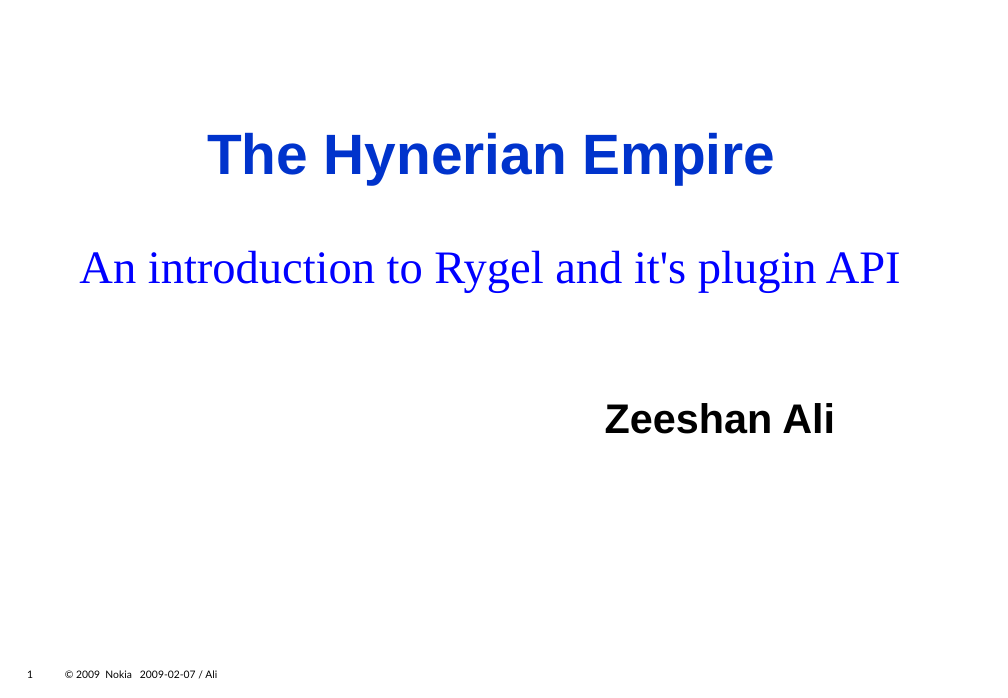
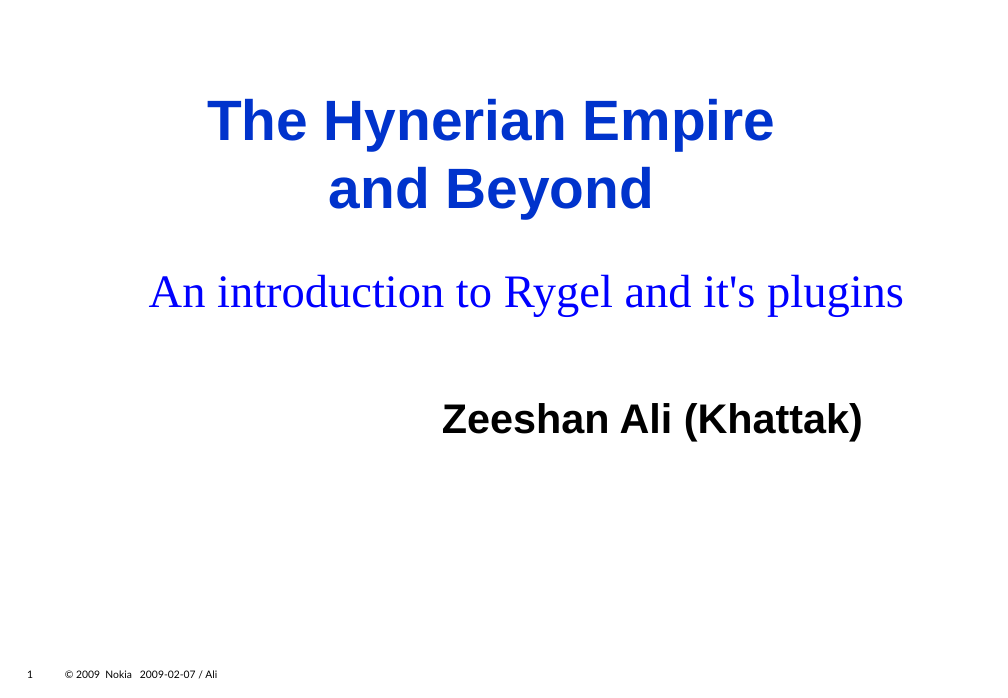
Before and after one commit to zeenix/rygel-presentation-2009, a slide deck: slide 1 of slides.odp. Drawn at 1008x698 pixels with LibreOffice and Linux fonts; fonts in the diff are those of the drawing; background and template pictures are left out. Boxes give left, top, right and bottom in pixels: in the first picture for what was removed or moved away, otherwise in the second. Text is boxed around its words. In the diff, an @@ line names an element or a change of style, - is before the commit and + after.

Commit message:
Update title slide

```diff
--- a/slides.odp
+++ b/slides.odp
@@ title at [207, 98, 776, 218]: text changed @@
-The Hynerian Empire
+The Hynerian Empire
+and Beyond
@@ text at [149, 274, 904, 317]: text changed @@
-An introduction to Rygel and it's plugin API
+An introduction to Rygel and it's plugins
@@ text at [442, 403, 863, 441]: text changed @@
-Zeeshan Ali
+Zeeshan Ali (Khattak)
```
Also in this commit, not shown: 1 other slide changed.
